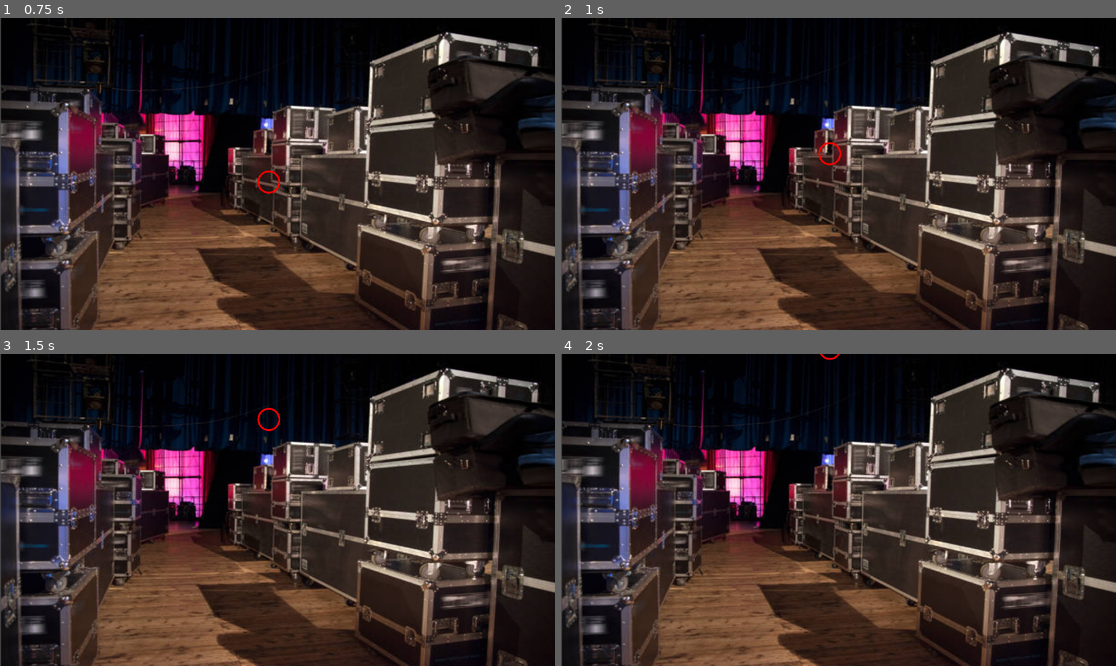
Above: before the commit, frames 1-4 (two rows, left to right).
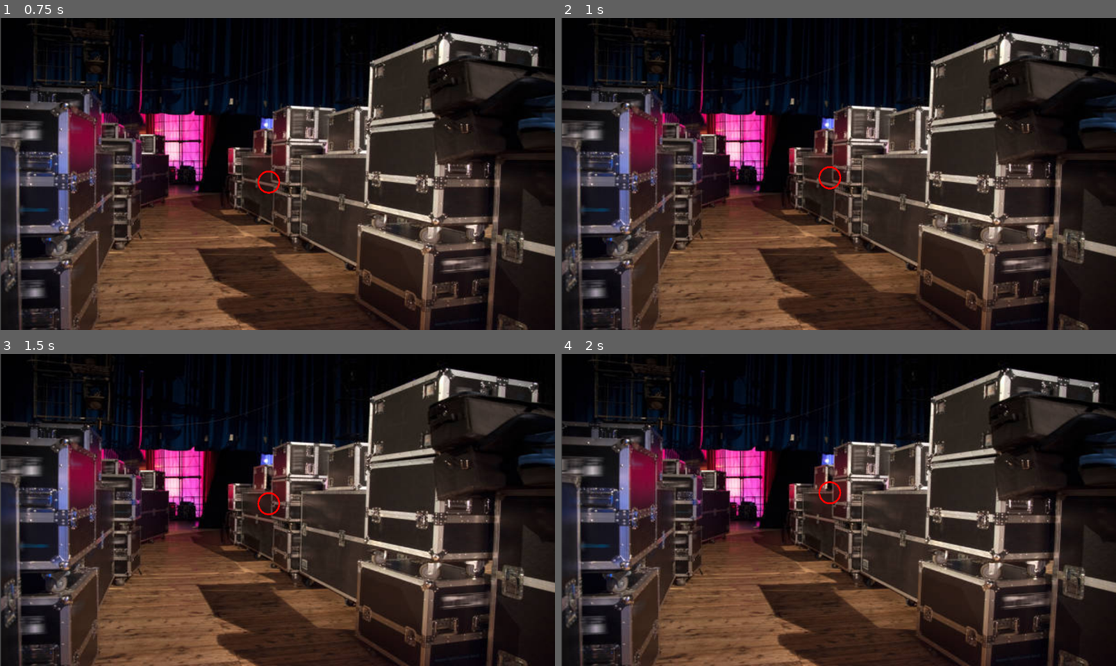
Above: after the commit, the same moments.

Repository: authenticBloodshed/RecklessRoadie
Game: Godot game, scene res://Minigame.tscn
Same seed, same stepped clock (60 frames per second), same inputs: the game is played once before the commit and once after it.
Inputs (mouse positions are in pixels of both pictures, inside the frame that each line leads up to):
- Up to frame 1 (0.75 s): tap Enter at 0.5 s; move the mouse to (399, 158) at 0.52 s
- Up to frame 2 (1 s): click (960, 158) at 0.77 s
- Up to frame 3 (1.5 s): move the mouse to (166, 525) at 1.27 s
- Up to frame 4 (2 s): click (727, 525) at 1.52 s

Frame 1 is identical in both runs. In frame 2, 0.2% of the frame differs, in the area x 46-51%, y 39-56%; in frame 3, 0.2%, in the area x 46-51%, y 17-52%; in frame 4, 0.1%.

Commit message:
Tweaked values for better gamefeel

Diff:
--- a/Introduction To Godot/Player.gd
+++ b/Introduction To Godot/Player.gd
@@ -3,7 +3,7 @@
 const UP = Vector2(0, -1)
 const GRAVITY = 20
 const MAX_FALL_SPEED = 500
-const JUMP_FORCE = 300
+const JUMP_FORCE = 50
 
 var motion = Vector2()
 
